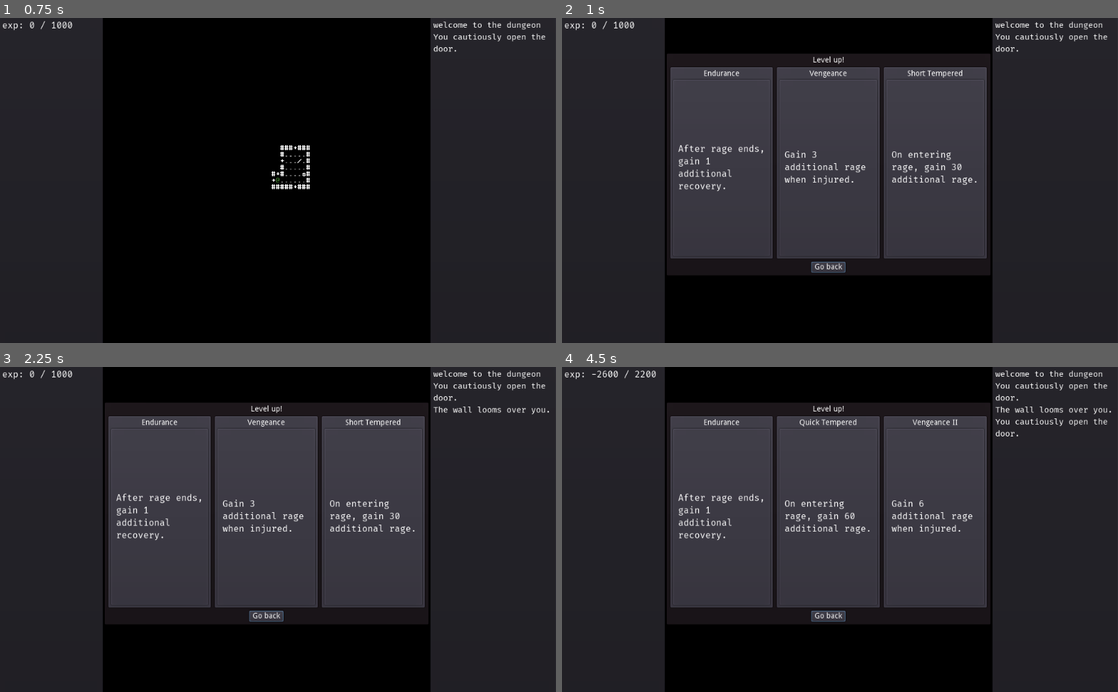
Above: before the commit, frames 1-4 (two rows, left to right).
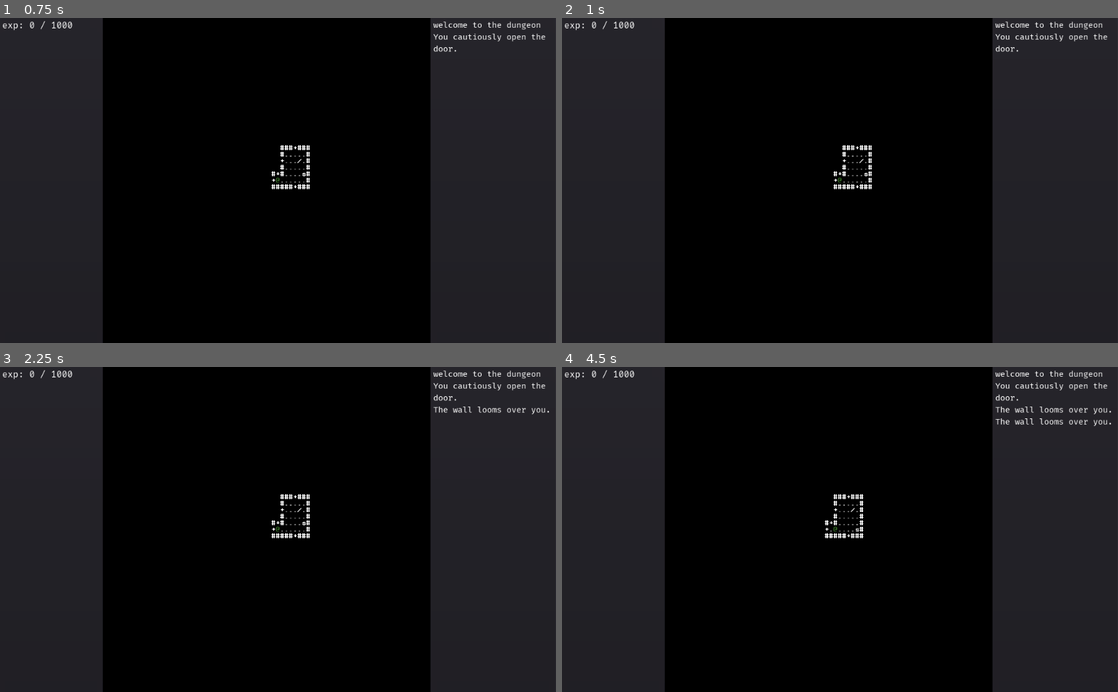
Above: after the commit, the same moments.

Repository: redxaxder/7DRL2022
Game: Godot game, scene res://scenes/root.tscn
Same seed, same stepped clock (60 frames per second), same inputs: the game is played once before the commit and once after it.
Inputs (mouse positions are in pixels of both pictures, inside the frame that each line leads up to):
- Up to frame 1 (0.75 s): tap Space (action) at 0.5 s; hold Right (right) from 0.53 s (still down); hold Space (action) from 0.53 s (still down)
- Up to frame 2 (1 s): keep holding Right (right); keep holding Space (action); tap Enter (level_up) at 0.8 s
- Up to frame 3 (2.25 s): release Right (right) at 1.25 s; release Space (action) at 1.25 s; click (266, 617) at 1.25 s, where only the run before the commit has a clickable "Go back"; tap Space (action) at 2 s; hold Down (down) from 2.03 s (still down); tap Enter (level_up) at 2.1 s
- Up to frame 4 (4.5 s): tap Space (action) at 2.3, 4.25 s; tap Enter (level_up) at 2.75, 3.05, 4.35 s; release Down (down) at 2.78 s; hold Right (right) 2.78-3.5 s; hold Space (action) 2.78-3.5 s; click (723, 516) at 3.5 s, where only the run before the commit has a clickable "Gain 3 additional rage when i…"; hold Up (up) from 4.28 s (still down)

Frame 1 is identical in both runs. In frame 2, 38% of the frame differs, in the area x 18-77%, y 11-80%; in frame 3, 38%; in frame 4, 39%, in the area x 5-99%, y 0-80%.

Commit message:
level-up fix. toward doors.

Diff:
--- a/lib/actor.gd
+++ b/lib/actor.gd
@@ -51,12 +51,18 @@
 		distance -= 1
 		next = landed + dir
 		if terrain.atv(next) == '#':
-			combatLog.say("The {0} collides with the wall.".format([self.label]))
+			if !self.player:
+				combatLog.say("The {0} collides with the wall.".format([self.label]))
+			else:
+				combatLog.say("You collide with the wall.".format([self.label]))
 			collision = true
 			break
 		var blockers = locationService.lookup(next, constants.BLOCKER)
 		if blockers.size() > 0:
-			combatLog.say("The {0} collides with the {1}.".format([self.label, blockers[0].label]))
+			if !self.player:
+				combatLog.say("The {0} collides with the {1}.".format([self.label, blockers[0].label]))
+			else:
+				combatLog.say("You collide with the {1}.".format([self.label, blockers[0].label]))
 			collision = true
 			for b in blockers:
 				power -= 1
@@ -64,6 +70,9 @@
 					combatLog.say("The {0} goes flying!".format([blockers[0].label]))
 					b.knockback(dir, distance)
 					break
+				elif	 b.is_in_group(constants.FURNITURE):
+					combatLog.say("The {0} is destroyed".format([b.label]))
+					b.die(dir)
 				elif b.player:
 					b.injure()
 				else:
--- a/project.godot
+++ b/project.godot
@@ -39,7 +39,7 @@
 "language": "GDScript",
 "path": "res://scenes/director.gd"
 }, {
-"base": "Mob",
+"base": "Actor",
 "class": "Door",
 "language": "GDScript",
 "path": "res://sprites/door.gd"
--- a/scenes/director.gd
+++ b/scenes/director.gd
@@ -73,17 +73,17 @@
 	cells.shuffle()
 	for _i in 1 + (randi() % max_enemies):
 		var c = cells.pop_back()
-		if c: spawn_random_enemy(c)
+		if c && terrain.is_floor(c): spawn_random_enemy(c)
 	# add some weapons
 	var max_weapons: int = max(sz/2,1)
 	for _i in randi() % max_weapons:
 		var c = cells.pop_back()
-		if c: spawn_random_weapon(c)
+		if c && terrain.is_floor(c): spawn_random_weapon(c)
 	# add some consumables
 	var max_consumables: int = max(sz/4,1)
 	for _i in randi() % max_consumables:
 		var c = cells.pop_back()
-		if c: spawn_random_consumable(c)
+		if c && terrain.is_floor(c): spawn_random_consumable(c)
 
 func spawn_random_enemy(pos: Vector2):
 	var enemy = enemies[randi() % enemies.size()]
@@ -109,13 +109,13 @@
 	return door
 
 func spawn_dynamic_mob(prefab: PackedScene, pos: Vector2):
-	if terrain.atv(pos) != '#' && locationService.lookup(pos).size() == 0:
+	if !terrain.is_wall(pos) && locationService.lookup(pos).size() == 0:
 		var mob = spawn_mob(prefab, pos)
 		mob.visible = false
 		mob.connect(constants.KILLED_BY_PC, pc, "_on_enemy_killed")
 
 func spawn_mob(prefab: PackedScene, pos: Vector2):
-	if terrain.atv(pos) != '#' && locationService.lookup(pos).size() == 0:
+	if !terrain.is_wall(pos) && locationService.lookup(pos).size() == 0:
 		var mob = prefab.instance() as Mob
 		mob.pc = pc
 		mob.terrain = terrain
@@ -126,7 +126,7 @@
 		return mob
 
 func spawn_random_consumable(p: Vector2):
-	if terrain.atv(p) != '#' && locationService.lookup(p).size() == 0:
+	if !terrain.is_wall(p) && locationService.lookup(p).size() == 0:
 		var item = pickup_scene.instance() as Pickup
 		item.locationService = locationService
 		item.random_consumable()
@@ -135,7 +135,7 @@
 		item.visible = false
 
 func spawn_random_weapon(p: Vector2):
-	if terrain.atv(p) != '#' && locationService.lookup(p).size() == 0:
+	if !terrain.is_wall(p) && locationService.lookup(p).size() == 0:
 		var item = weapon_scene.instance()
 		item.locationService = locationService
 		item.random_weapon(pc.southpaw)
--- a/scenes/run.gd
+++ b/scenes/run.gd
@@ -23,6 +23,7 @@
 const weapon_scene: PackedScene = preload("res://pickups/weapon.tscn")
 const door_scene = preload("res://sprites/door.tscn")
 
+var block_input = 0
 
 func _ready():
 	randomize()
@@ -50,6 +51,8 @@
 var tick = 0
 
 func _unhandled_input(event):
+	if block_input > 0:
+		return
 	if $Scheduler.player_turn:
 		var acted: bool = false
 		var dir: int = -1
@@ -67,7 +70,7 @@
 		elif event.is_action_pressed("action"):
 			acted = pc.consume()
 		elif event.is_action_pressed("level_up"):
-#			if pc.experience >= pc.experience_needed:
+			if pc.experience >= pc.experience_needed:
 				do_level_up()
 		if dir >= 0 && !acted:
 			acted = pc.try_attack(dir)
@@ -138,10 +141,13 @@
 func do_level_up():
 	set_process_unhandled_input(false)
 	level_up_modal.visible = true
-	level_up_modal.set_process_unhandled_input(true)
 	level_up_modal.focus()
 
 func _on_exit_level_up():
-	level_up_modal.set_process_unhandled_input(false)
 	level_up_modal.visible = false
 	set_process_unhandled_input(true)
+	block_input = 0.2
+
+func _process(delta):
+	if block_input > 0:
+		block_input = max(block_input - delta, 0)
--- a/scenes/terrain.gd
+++ b/scenes/terrain.gd
@@ -140,6 +140,21 @@
 			door_placed = true
 	return door_placed
 
+func place_exit(room: Vector3):
+	var x = room.x + 1 + (randi() % int(room.z - 1))
+	var y = room.y + 1 + (randi() % int(room.z - 1))
+	contents[to_linear(x, y)] = '>'
+
+func is_exit(v: Vector2) -> bool:
+	return atv(v) == '>'
+
+func is_wall(v: Vector2) -> bool:
+	return atv(v) == '#'
+
+func is_floor(v: Vector2) -> bool:
+	var t = atv(v)
+	return t == '.' || t == null
+
 func place_a_door(cells: Array) -> bool:
 	# first, check if a door is already placed:
 	var candidates: Array = []
@@ -232,6 +247,7 @@
 
 var wall_txtr = (preload("res://sprites/wall.tscn").instance() as Sprite).texture
 var floor_txtr = (preload("res://sprites/floor.tscn").instance() as Sprite).texture
+var exit_txtr = (preload("res://sprites/exit.tscn").instance() as Sprite).texture
 var blood_txtr = (preload("res://sprites/blood.tscn").instance() as Sprite).texture
 var some_blood_txtr = (preload("res://sprites/lots_of_blood.tscn").instance() as Sprite).texture
 var more_blood_txtr = (preload("res://sprites/more_blood.tscn").instance() as Sprite).texture
@@ -258,6 +274,11 @@
 					draw_texture(wall_txtr,pos + offset)
 				else:
 					draw_texture(wall_txtr,pos + offset, blood_color)
+			elif tile == '>':
+				if blood == 0:
+					draw_texture(exit_txtr,pos + offset)
+				else:
+					draw_texture(exit_txtr,pos + offset, blood_color)
 			else:
 				if blood == 0:
 					var weight: float = float(n % 4) / 4.0
--- a/sprites/door.gd
+++ b/sprites/door.gd
@@ -6,6 +6,7 @@
 
 func _ready():
 	self.door = true
+	self.label = "door"
 	add_to_group(self.constants.FURNITURE)
 	add_to_group(self.constants.BLOCKER)
 	add_to_group(self.constants.PROJECTILE_BLOCKER)
--- /dev/null
+++ b/sprites/exit.tscn
@@ -0,0 +1,12 @@
+[gd_scene load_steps=3 format=2]
+
+[ext_resource path="res://resources/curses_8_12.png" type="Texture" id=1]
+
+[sub_resource type="AtlasTexture" id=1]
+atlas = ExtResource( 1 )
+region = Rect2( 112, 36, 8, 12 )
+
+[node name="exit" type="Sprite"]
+position = Vector2( 325.842, 160.75 )
+z_index = 1
+texture = SubResource( 1 )
Not shown, changed: notes.md
